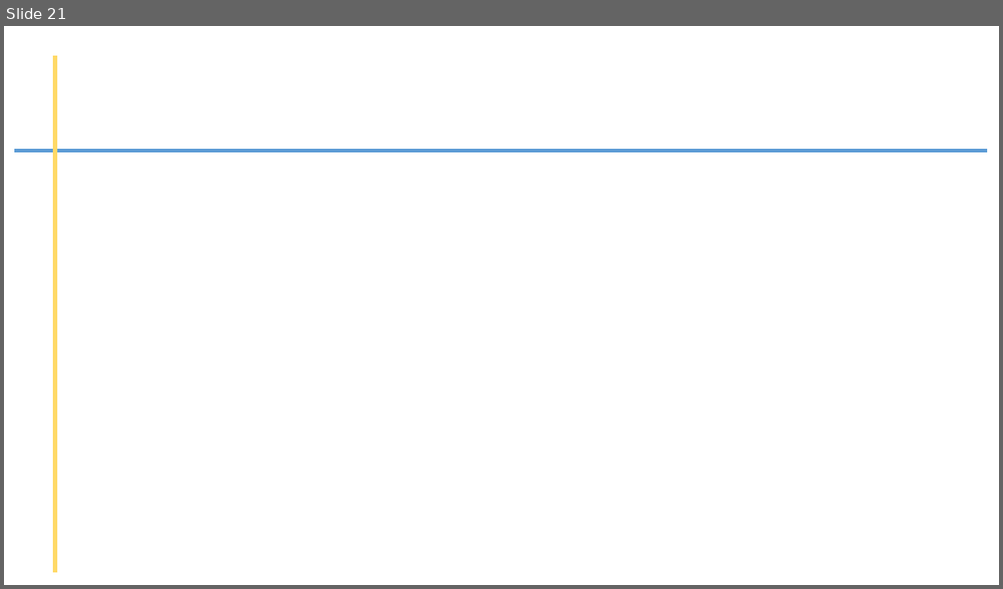
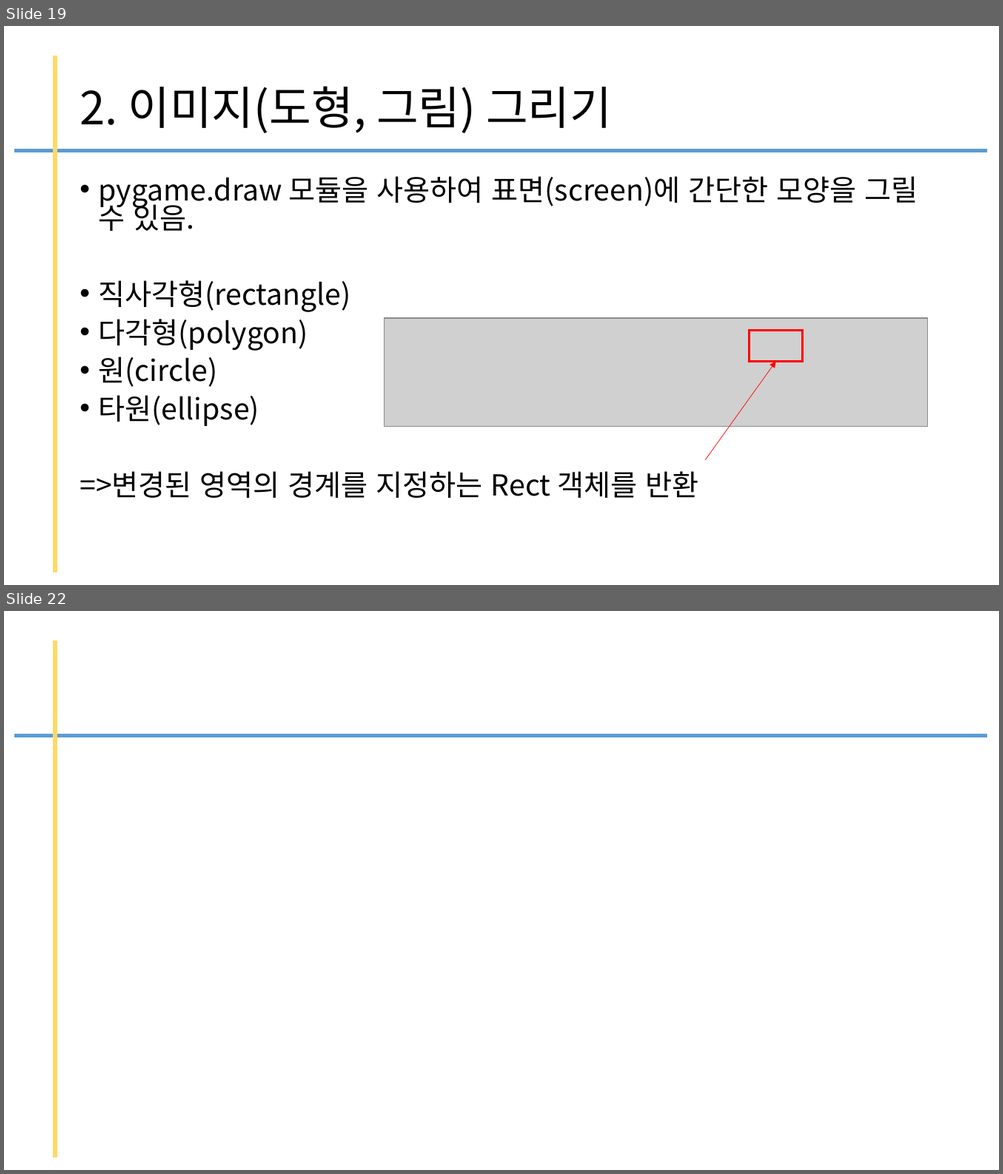
Before and after one commit to kig2929kig/db, a slide deck: pygame.pptx. Shown one above the other, each under a label of ours: slide 21 before the commit, slides 19 and 22 after it; the slides between them are not shown. The pictures are 1003x589 and 1003x1174 pixels, drawn with LibreOffice and Linux fonts; fonts in the diff are those of the drawing; grey boxes stand for pictures. Boxes give left, top, right and bottom in pixels: in the first picture for what was removed or moved away, otherwise in the second. Text is boxed around its words. In the diff, an @@ line names an element or a change of style, - is before the commit and + after.

```diff
--- a/pygame.pptx
+++ b/pygame.pptx
@@ slide 19 added at (x1=4, y1=26, x2=999, y2=585), background #FFFFFF @@
@@ line added from (55, 56) to (55, 573), #FFD966 4.5 pt @@
@@ title added at (x1=79, y1=86, x2=612, y2=133), 44 pt, text #000000 @@
+2. 이미지(도형, 그림) 그리기
@@ line added from (14, 150) to (987, 150), #5B9BD5 3 pt @@
@@ text added at (x1=79, y1=176, x2=917, y2=498), 28 pt, text #000000 @@
+• pygame.draw 모듈을 사용하여 표면(screen)에 간단한 모양을 그릴 수 있음.
+• 직사각형(rectangle)
+• 다각형(polygon)
+• 원(circle)
+• 타원(ellipse)
+=>변경된 영역의 경계를 지정하는 Rect 객체를 반환
@@ picture added at (x1=384, y1=318, x2=928, y2=426) @@
@@ rectangle added at (x1=749, y1=330, x2=802, y2=362), outline #FF0000 2.25 pt @@
@@ arrow added from (706, 460) to (776, 362), #FF0000 0.5 pt @@
@@ what was slide 21 is now slide 22 @@
```
Also in this commit, not shown: 3 other slides added, 3 slides removed.
